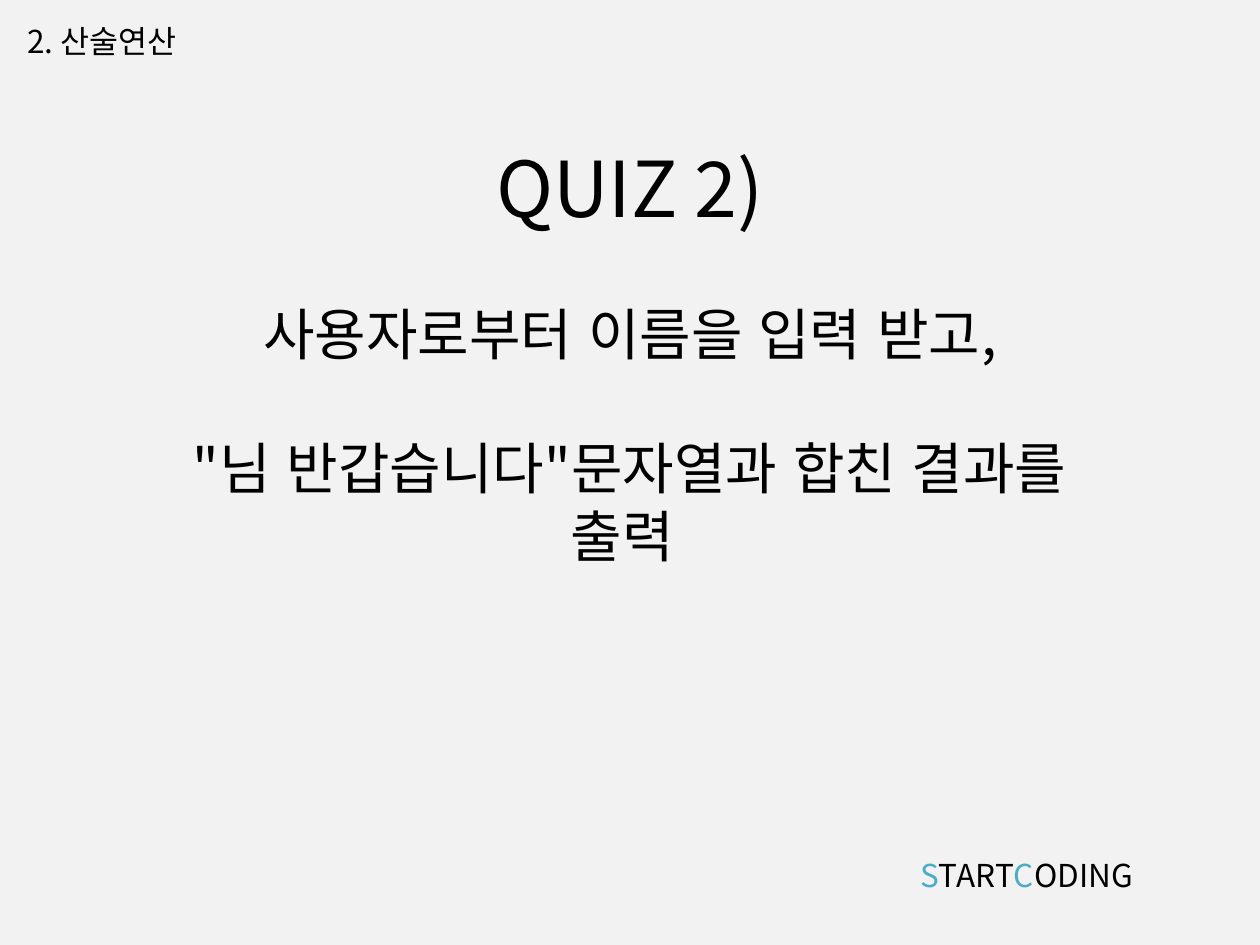
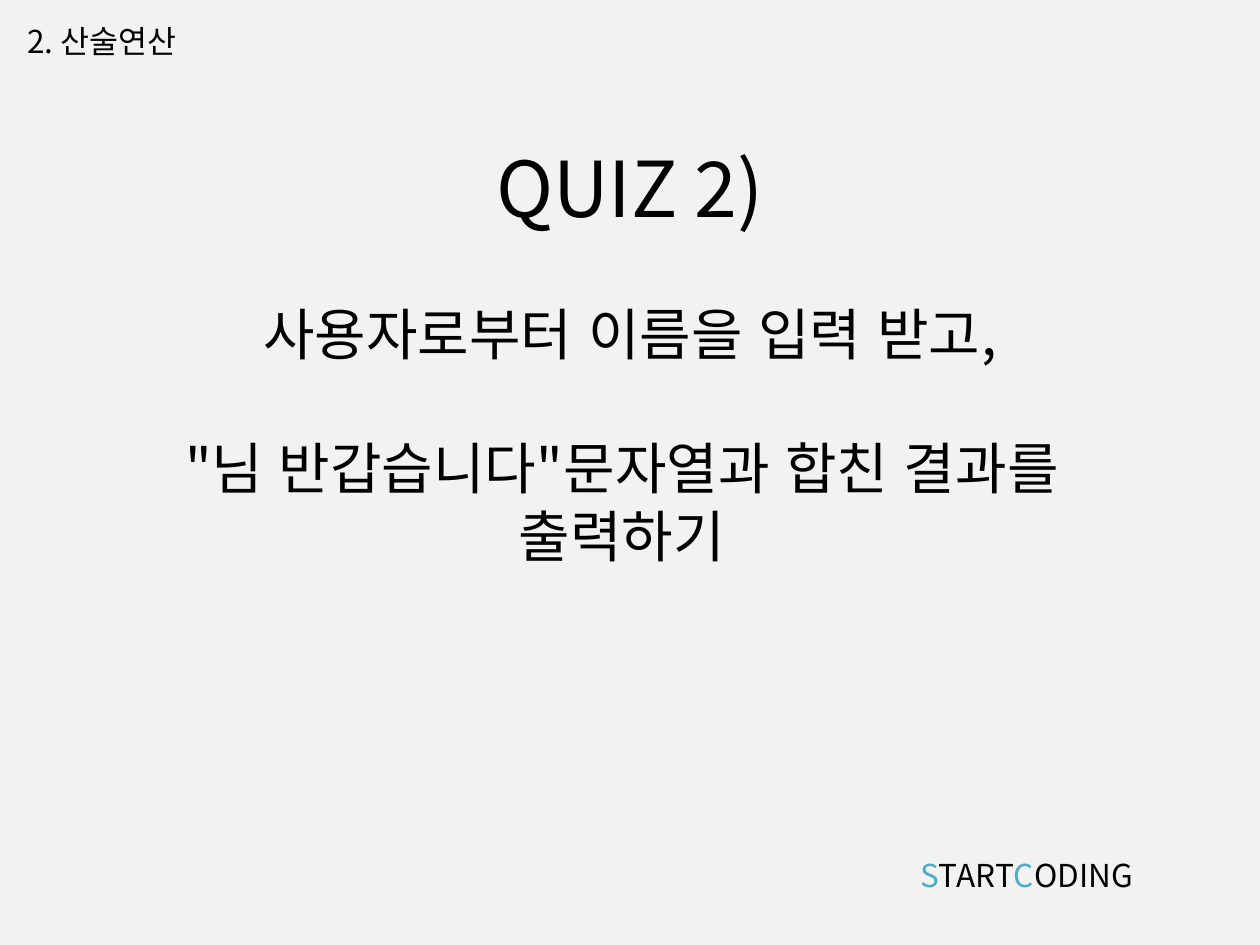
Before and after one commit to kwonkijun/python, a slide deck: slide 10 of 파이썬기초(PPT)/파이썬 기초 4강_연산과 연산자.pptx. Drawn at 1260x945 pixels with LibreOffice and Linux fonts; fonts in the diff are those of the drawing. Boxes give left, top, right and bottom in pixels: in the first picture for what was removed or moved away, otherwise in the second. Text is boxed around its words. In the diff, an @@ line names an element or a change of style, - is before the commit and + after.

```diff
--- a/파이썬기초(PPT)/파이썬 기초 4강_연산과 연산자.pptx
+++ b/파이썬기초(PPT)/파이썬 기초 4강_연산과 연산자.pptx
@@ text at (x1=185, y1=442, x2=1059, y2=562): text changed @@
-"님 반갑습니다"문자열과 합친 결과를 출력
+"님 반갑습니다"문자열과 합친 결과를
+출력하기
```
Also in this commit, not shown: 2 other slides changed, 15 other files.
